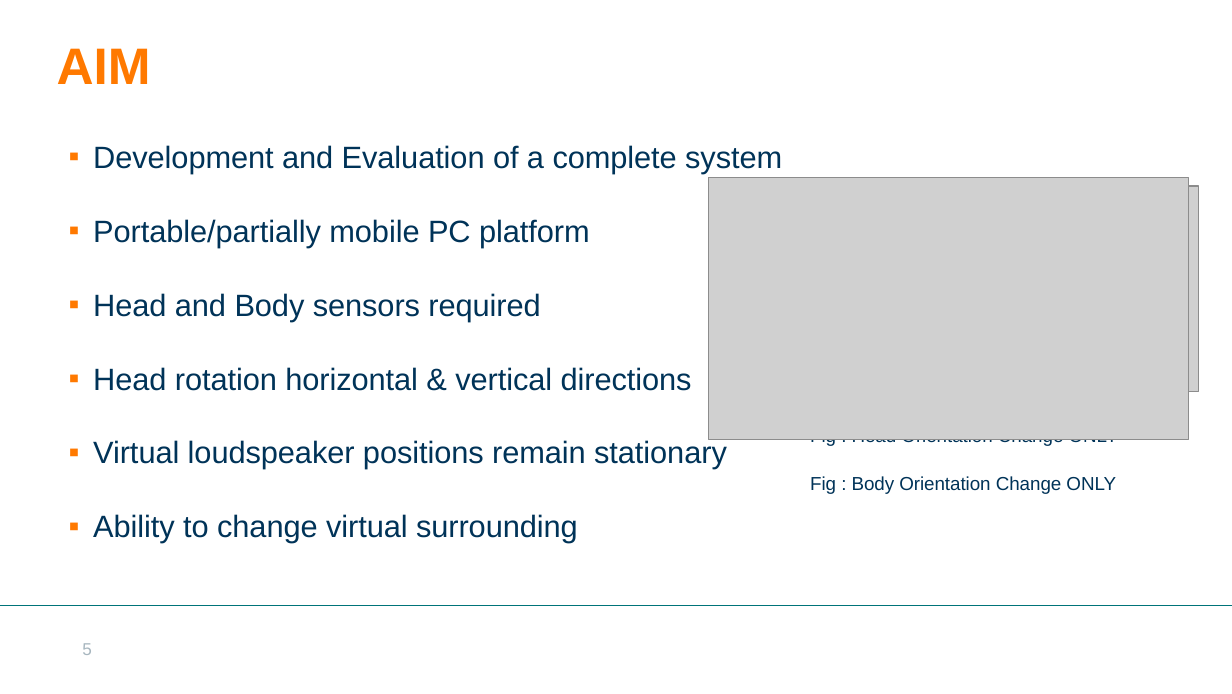
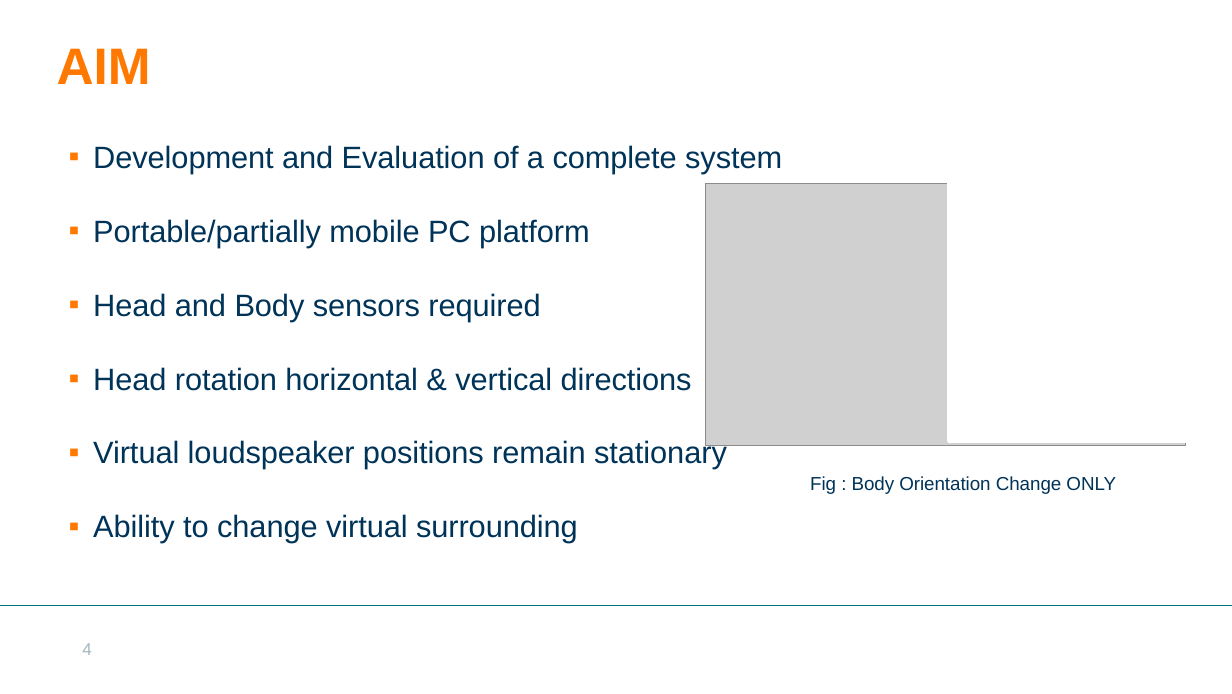
Before and after one commit to Pshar10/Loudspeakers_2_GO, a slide deck: slide 4 of Media_Project_Final.pptx (slide 5 before the commit). Drawn at 1232x694 pixels with LibreOffice and Linux fonts; fonts in the diff are those of the drawing; grey boxes stand for pictures; background and template pictures are left out. Boxes give left, top, right and bottom in pixels: in the first picture for what was removed or moved away, otherwise in the second. Text is boxed around its words. In the diff, an @@ line names an element or a change of style, - is before the commit and + after.

```diff
--- a/Media_Project_Final.pptx
+++ b/Media_Project_Final.pptx
@@ rectangle added at (949, 145, 1205, 441), fill #FFFFFF, outline #FFFFFF 2 pt @@
@@ picture: place and size @@
-picture at (708, 177, 1189, 439)
+picture at (705, 184, 1185, 445)
@@ page number at (82, 643, 92, 655): text changed @@
-5
+4
```
Also in this commit, not shown: 3 other slides changed.
